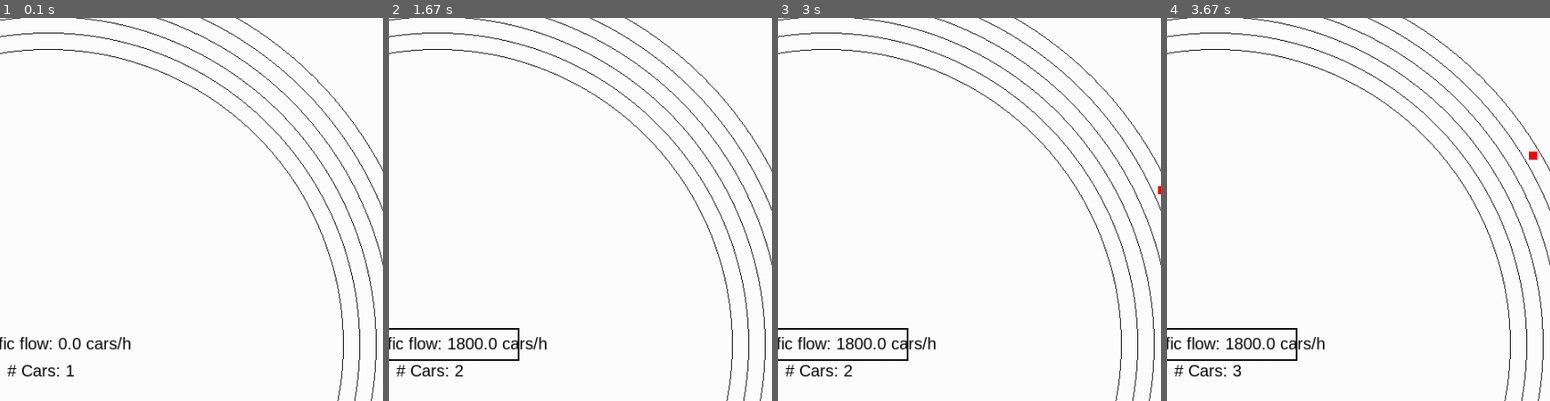
Above: before the commit, frames 1-4 (left to right).
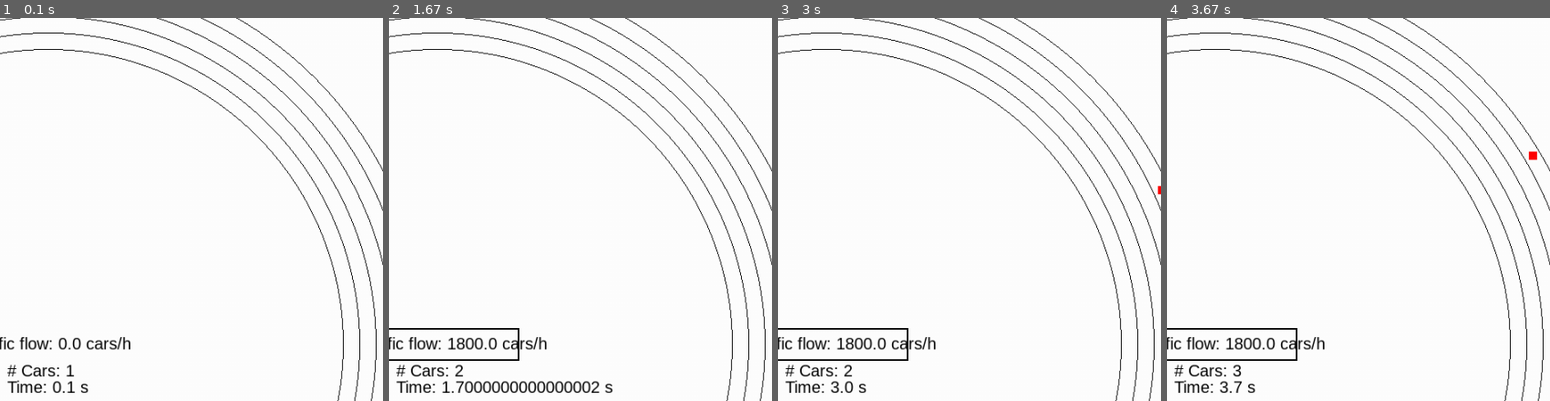
Above: after the commit, the same moments.

Repository: atonderski/TrafficMadness
Game: pygame game, started from traffic_madness/main.py
Same seed, same stepped clock (60 frames per second), same inputs: the game is played once before the commit and once after it.
Inputs:
- Up to frame 1 (0.1 s): no input
- Up to frame 2 (1.67 s): no input
- Up to frame 3 (3 s): no input
- Up to frame 4 (3.67 s): no input
The pictures show only the part of the screen within x 44-94%, y 7-57%; the shares and areas given below are measured in that part.

The runs differ from the first frame. In frame 1, 0.3% of the frame differs, in the area x 1-24%, y 94-99%; in frame 2, 1.0%, in the area x 1-59%, y 94-99%; in frame 3, 0.3%; in frame 4, 0.3%.

Commit message:
Added time to screen
If you don't want all of this in the drawer we can remove it again. I just thought that it might be usefull to estimate some observables when we need them.

Diff:
--- a/traffic_madness/drawer/__init__.py
+++ b/traffic_madness/drawer/__init__.py
@@ -1,4 +1,4 @@
 class Drawer(object):
 
-    def update(self, cars, observable):
+    def update(self, cars, time, observable):
         pass
--- a/traffic_madness/drawer/pygame_drawer.py
+++ b/traffic_madness/drawer/pygame_drawer.py
@@ -4,6 +4,7 @@
 import pygame
 
 from traffic_madness.drawer import Drawer
+from traffic_madness.config import Config
 
 
 class PyGameDrawer(Drawer):
@@ -53,7 +54,8 @@
                     pygame.quit()
                     sys.exit()
 
-    def update(self, cars, flow):
+    def update(self, cars, time, flow):
+        config = Config()
         self.event_loop()
 
         def _rect_from_car(car):
@@ -79,6 +81,10 @@
         # Add number of cars to drawer to indicate state of initialisation
         cars_text = '# Cars: ' + str(len(cars))
         self.screen.blit(self.font.render(cars_text, True, (0, 0, 0)), (450, 520))
+        # Add current time to drawer
+        time_text = 'Time: ' + str(time * config.timestep) + ' s'
+        self.screen.blit(self.font.render(time_text, True, (0, 0, 0)), (450, 540))
+
         ''' End changes in drawer T.F.'''
 
         for index, car_rect in enumerate(car_rects):
--- a/traffic_madness/main.py
+++ b/traffic_madness/main.py
@@ -9,6 +9,7 @@
 
 def run_simulation():
     config = Config()
+    time = 0
     track = MultiLaneTrack(speed_limit=config.speed_limit,
                            track_length=config.track_length,
                            num_lanes=config.lanes,
@@ -21,10 +22,11 @@
     flow_array = np.zeros(20)
     while True:
         track.update()
+        time += 1
         # Get flow and updated flow array
         flow, flow_array = traffic_flow(track.get_flow_cars(), flow_array)
         # Give flow to the drawer to draw it
-        drawer.update(track.get_all_cars(), flow)
+        drawer.update(track.get_all_cars(), time, flow)
 
 
 if __name__ == '__main__':
